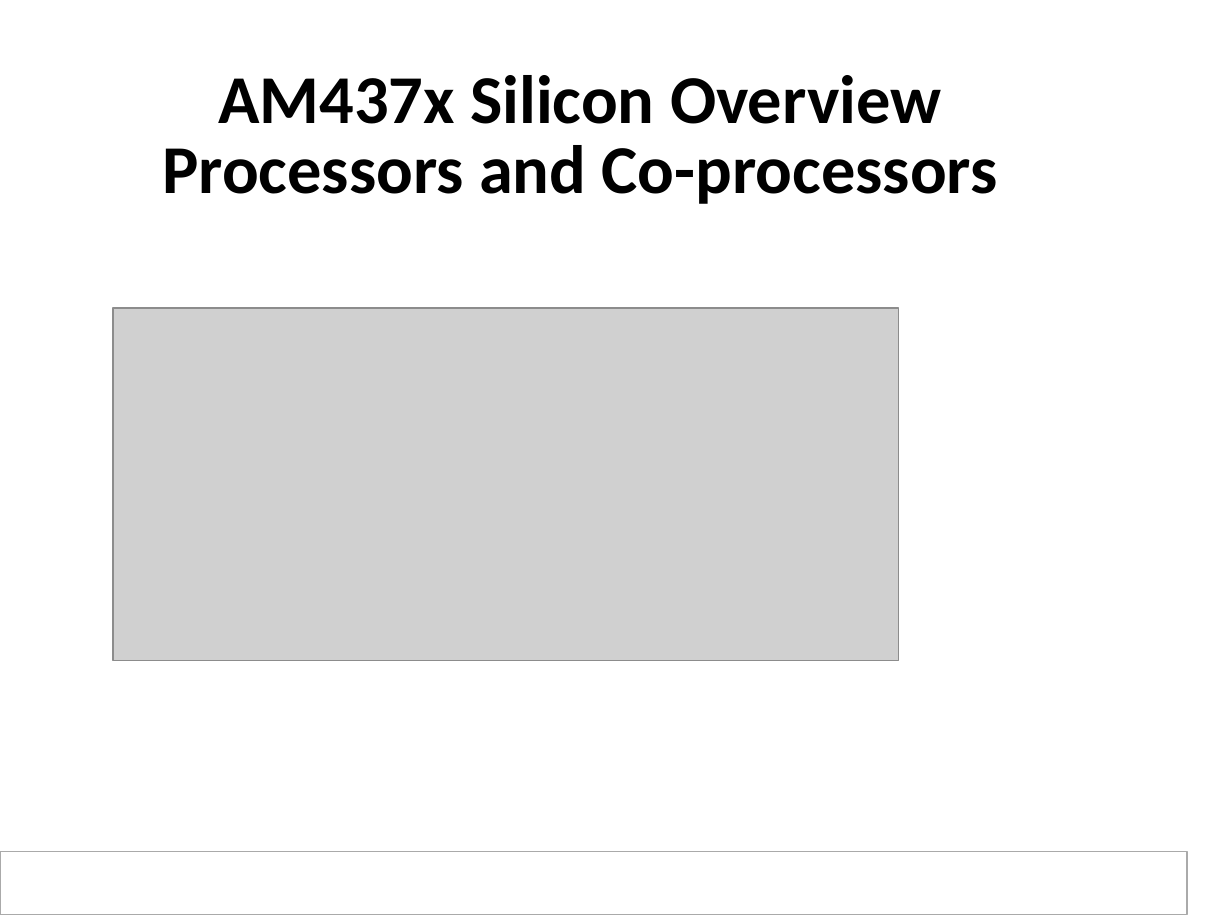
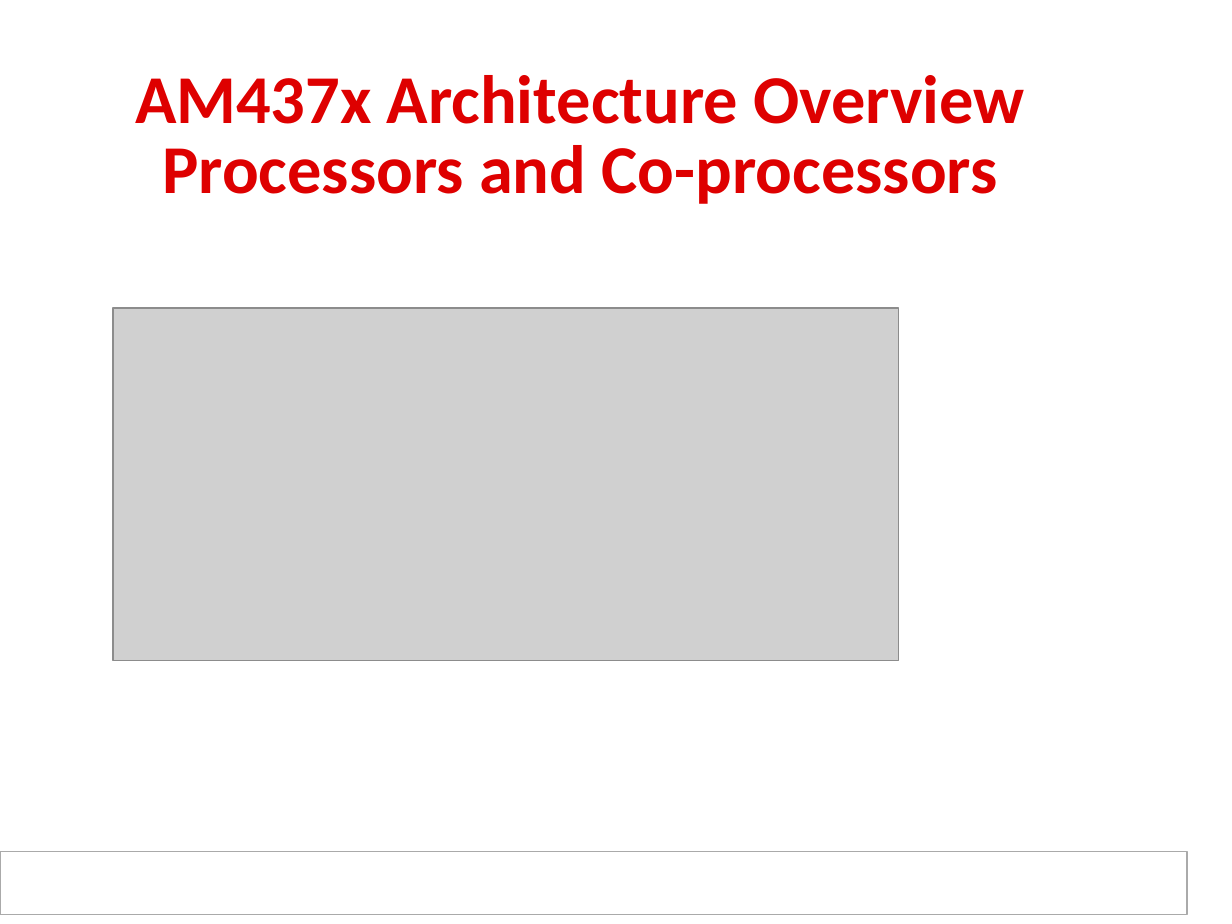
Before and after one commit to hari1989/keystone-workshop, a slide deck: slide 6 of preliminary/Working/presentations/Sitara/Ran_sitara_boot_camp_am437x_technical_overview_final.pptx. Drawn at 1232x924 pixels with LibreOffice and Linux fonts; fonts in the diff are those of the drawing; grey boxes stand for pictures; background and template pictures are left out. Boxes give left, top, right and bottom in pixels: in the first picture for what was removed or moved away, otherwise in the second. Text is boxed around its words. In the diff, an @@ line names an element or a change of style, - is before the commit and + after.

```diff
--- a/preliminary/Working/presentations/Sitara/Ran_sitara_boot_camp_am437x_technical_overview_final.pptx
+++ b/preliminary/Working/presentations/Sitara/Ran_sitara_boot_camp_am437x_technical_overview_final.pptx
@@ title at (135,75,1024,204): text changed; text colour #000000 to #DE0000 @@
-AM437x Silicon Overview
-Processors and Co-processors
+AM437x Architecture Overview
+Processors and Co-processors
```
Also in this commit, not shown: 4 other slides changed.
